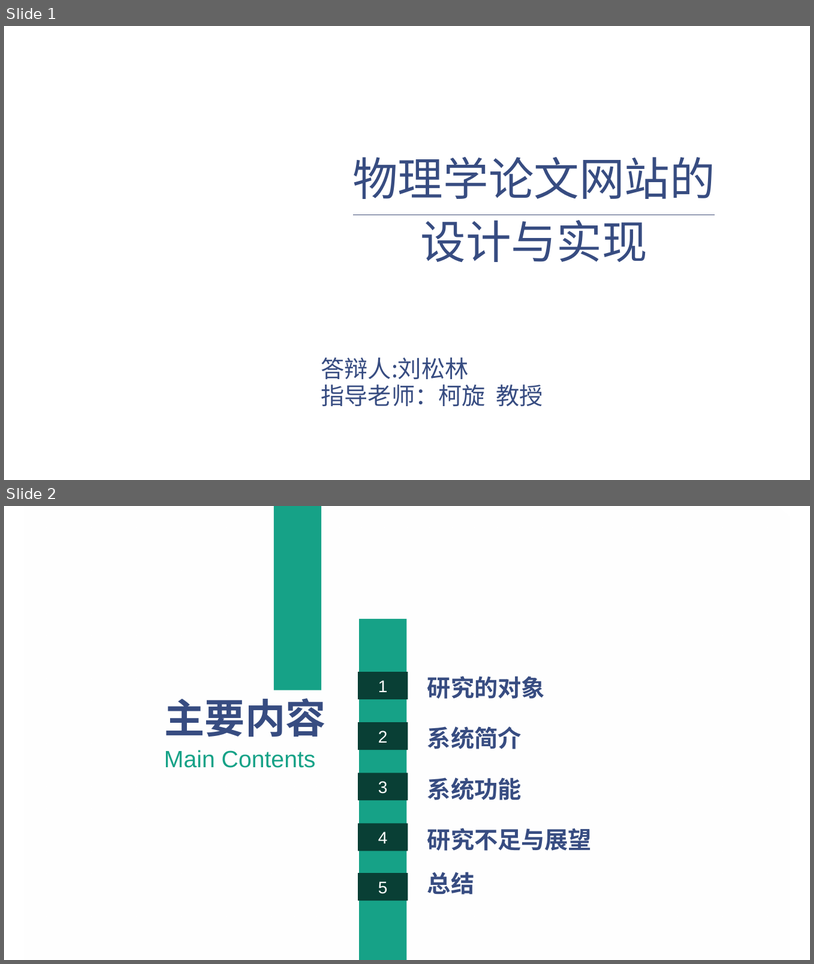
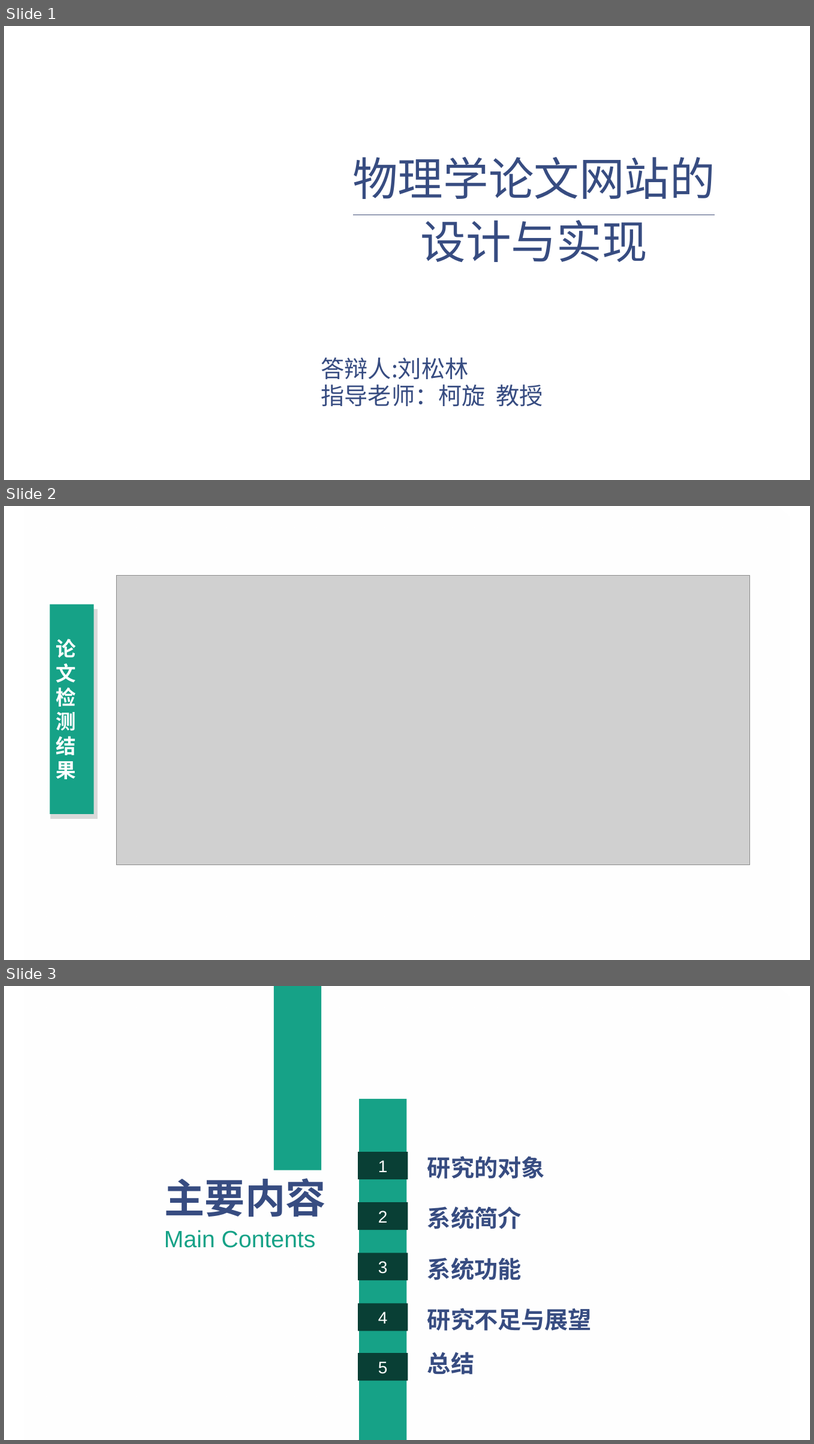
Before and after one commit to smallSand/files, a slide deck: doc/my/物理学论文网站的设计与实现.pptx. Shown one above the other, each under a label of ours: slides 1 and 2 before the commit, slides 1, 2 and 3 after it. The pictures are 814x964 and 814x1444 pixels, drawn with LibreOffice and Linux fonts; fonts in the diff are those of the drawing; grey boxes stand for pictures; background and template pictures are left out. Boxes give left, top, right and bottom in pixels: in the first picture for what was removed or moved away, otherwise in the second. Text is boxed around its words. In the diff, an @@ line names an element or a change of style, - is before the commit and + after.

```diff
--- a/doc/my/物理学论文网站的设计与实现.pptx
+++ b/doc/my/物理学论文网站的设计与实现.pptx
@@ slide 2 added at [4, 506, 810, 960], background picture (left out); not listed: 1 template element that a slide beside it also shows @@
@@ picture added at [117, 576, 750, 865] @@
@@ rectangle added at [50, 604, 94, 813], fill #16A287, 24 pt, text #FFFFFF, bold @@
+论文检测结果
@@ rectangle added at [51, 609, 98, 818], fill #D9D9D9 @@
@@ what was slide 2 is now slide 3 @@
```
Also in this commit, not shown: 1 slide changed.
